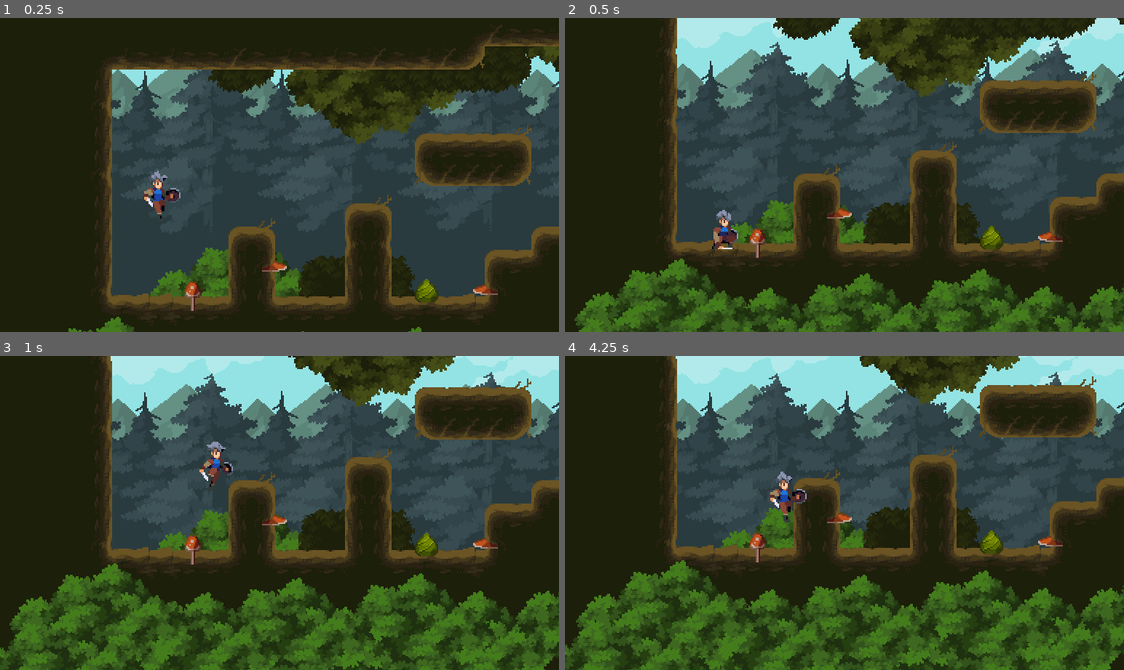
Above: before the commit, frames 1-4 (two rows, left to right).
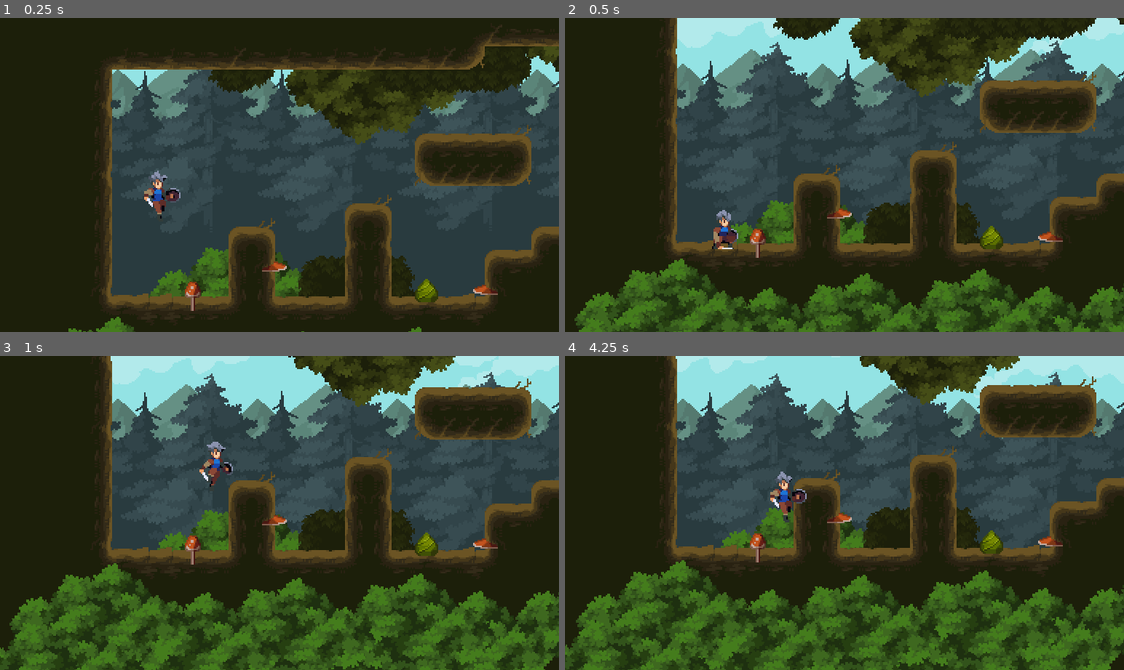
Above: after the commit, the same moments.

Repository: catusax/adventure-game
Game: Godot game, scene res://world.tscn
Two runs of this game, one before a commit and one after it. Both use one fixed random seed, a clock stepped at 60 frames per second and the inputs below.
Inputs (mouse positions are in pixels of both pictures, inside the frame that each line leads up to):
- Up to frame 1 (0.25 s): no input
- Up to frame 2 (0.5 s): no input
- Up to frame 3 (1 s): tap Enter (ui_accept) at 0.5 s; move the mouse to (402, 497) at 0.52 s; hold D (move_right) from 0.53 s (still down); hold J (attack) from 0.53 s (still down); click (402, 497) at 0.67 s; tap Space (jump) at 0.77 s
- Up to frame 4 (4.25 s): release D (move_right) at 1.25 s; release J (attack) at 1.25 s; drag from (732, 528) to (816, 575) at 1.27 s; move the mouse to (900, 443) at 2.02 s; hold A (move_left) 2.03-2.75 s; hold J (attack) 2.03-2.75 s; drag from (816, 575) to (676, 465) at 2.77 s; move the mouse to (1012, 560) at 3.52 s; hold D (move_right) from 3.53 s (still down); hold J (attack) from 3.53 s (still down); tap Space (jump) at 3.77 s

Frame 1 is identical in both runs. In frame 2, 0.5% of the frame differs, in the area x 20-100%, y 0-14%; in frame 3, 1.1%; in frame 4, 1.7%.

Commit message:
feat: cloud motion

Diff:
--- /dev/null
+++ b/Sky.gd
@@ -0,0 +1,11 @@
+extends ParallaxLayer
+
+# 滚动速度
+@export var scroll_speed = 10.0
+@onready var background_2: Sprite2D = $Background2
+
+func _process(delta):
+	motion_offset.x -= scroll_speed * delta
+
+	if motion_offset.x <= -background_2.texture.get_width():
+		motion_offset.x = 0
--- a/world.tscn
+++ b/world.tscn
@@ -1,10 +1,11 @@
-[gd_scene load_steps=14 format=3 uid="uid://b8hthjcuvs8qr"]
+[gd_scene load_steps=16 format=3 uid="uid://b8hthjcuvs8qr"]
 
 [ext_resource type="Script" path="res://world.gd" id="1_2lsmf"]
 [ext_resource type="Texture2D" uid="uid://h5wpc5bj8rxn" path="res://Tree-Assets.png" id="1_c7eph"]
 [ext_resource type="PackedScene" uid="uid://dpld7odwgv37g" path="res://player.tscn" id="2_557c6"]
 [ext_resource type="Shader" path="res://shaders/shake.gdshader" id="2_kdxwy"]
 [ext_resource type="Texture2D" uid="uid://bj8cjqiooyph0" path="res://Background.png" id="4_0f5av"]
+[ext_resource type="Script" path="res://Sky.gd" id="4_n11uv"]
 [ext_resource type="Texture2D" uid="uid://b3f0s3lxrgpfq" path="res://mountain.png" id="5_g585w"]
 [ext_resource type="Script" path="res://shaders/random_shake.gd" id="7_dq4u0"]
 [ext_resource type="PackedScene" uid="uid://ch1cdngwl3phk" path="res://enemies/boar.tscn" id="8_d55s1"]
@@ -476,6 +477,11 @@
 terrain_set_0/terrain_1/color = Color(0.5, 0.4375, 0.25, 1)
 sources/0 = SubResource("TileSetAtlasSource_gvutm")
 
+[sub_resource type="GDScript" id="GDScript_cmjbe"]
+script/source = "extends Sprite2D
+
+"
+
 [sub_resource type="ShaderMaterial" id="ShaderMaterial_02wp2"]
 shader = ExtResource("2_kdxwy")
 shader_parameter/offset = 1.0
@@ -532,10 +538,12 @@
 position = Vector2(2, 0)
 motion_scale = Vector2(0.3, 0.05)
 motion_mirroring = Vector2(480, 0)
+script = ExtResource("4_n11uv")
 
 [node name="Background2" type="Sprite2D" parent="decorations/background/Sky"]
 position = Vector2(240, 31)
 texture = ExtResource("4_0f5av")
+script = SubResource("GDScript_cmjbe")
 
 [node name="hills" type="ParallaxLayer" parent="decorations/background"]
 motion_scale = Vector2(0.4, 0.1)
